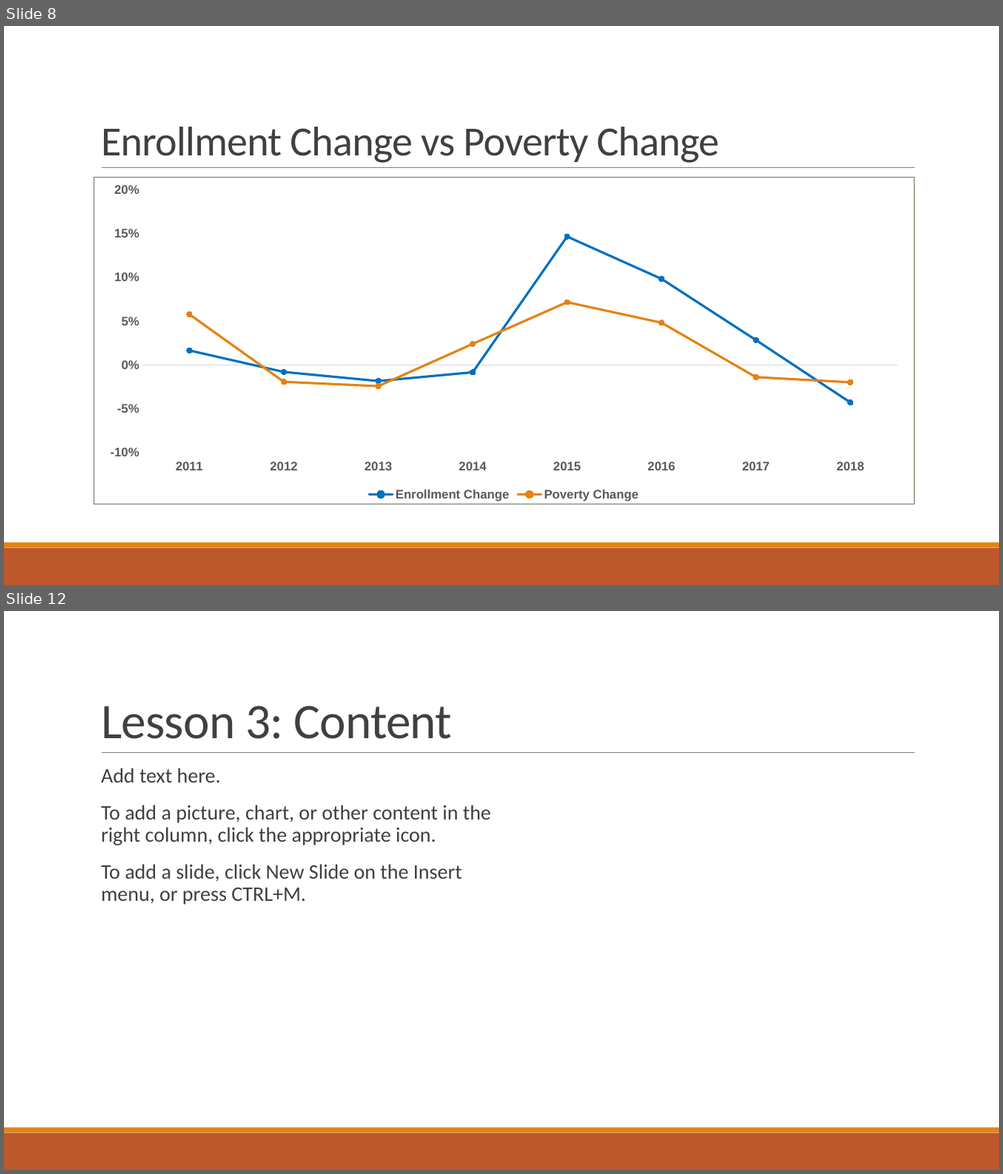
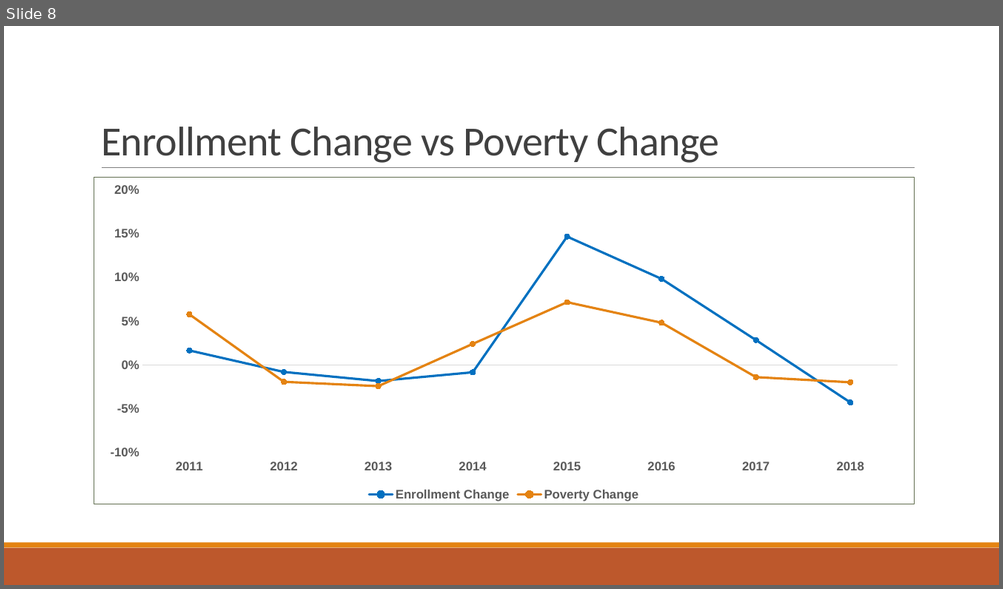
Before and after one commit to bryanclanton/TennCare-Enrollment-Analysis, a slide deck: Impacts to TennCare.pptx. Shown one above the other, each under a label of ours: slides 8 and 12 before the commit, slide 8 after it; the slides between them are not shown. The pictures are 1003x1174 and 1003x589 pixels, drawn with LibreOffice and Linux fonts; fonts in the diff are those of the drawing. Boxes give left, top, right and bottom in pixels: in the first picture for what was removed or moved away, otherwise in the second. Text is boxed around its words. In the diff, an @@ line names an element or a change of style, - is before the commit and + after.

```diff
--- a/Impacts to TennCare.pptx
+++ b/Impacts to TennCare.pptx
@@ slide 12 removed at (x1=4, y1=611, x2=999, y2=1170), background #FFFFFF; not listed: 3 template elements that a slide beside it also shows @@
@@ title removed at (x1=101, y1=706, x2=452, y2=739) @@
-Lesson 3: Content
@@ text removed at (x1=101, y1=768, x2=491, y2=905) @@
-  Add text here.
-  To add a picture, chart, or other content in the right column, click the appropriate icon.
-  To add a slide, click New Slide on the Insert menu, or press CTRL+M.
```
Also in this commit, not shown: 1 slide changed, 3 slides added, 5 other slides removed, 3 other files.
